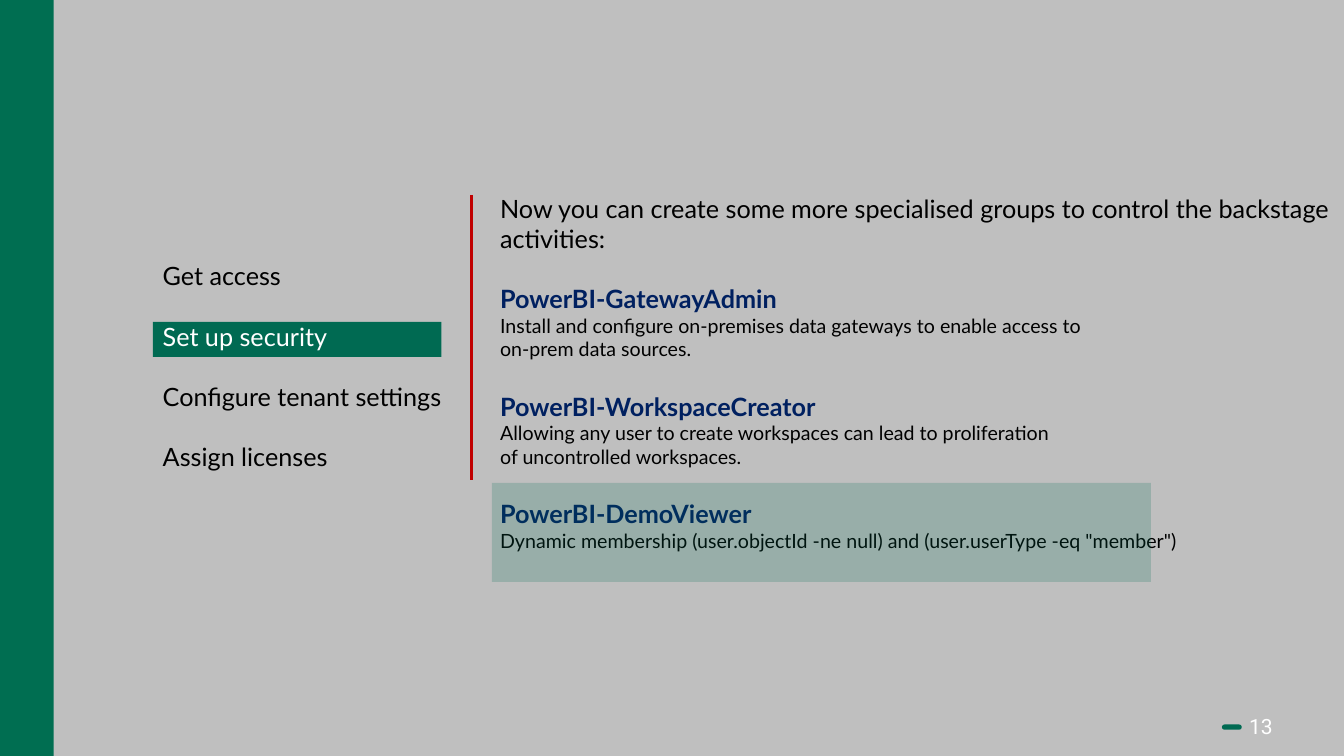
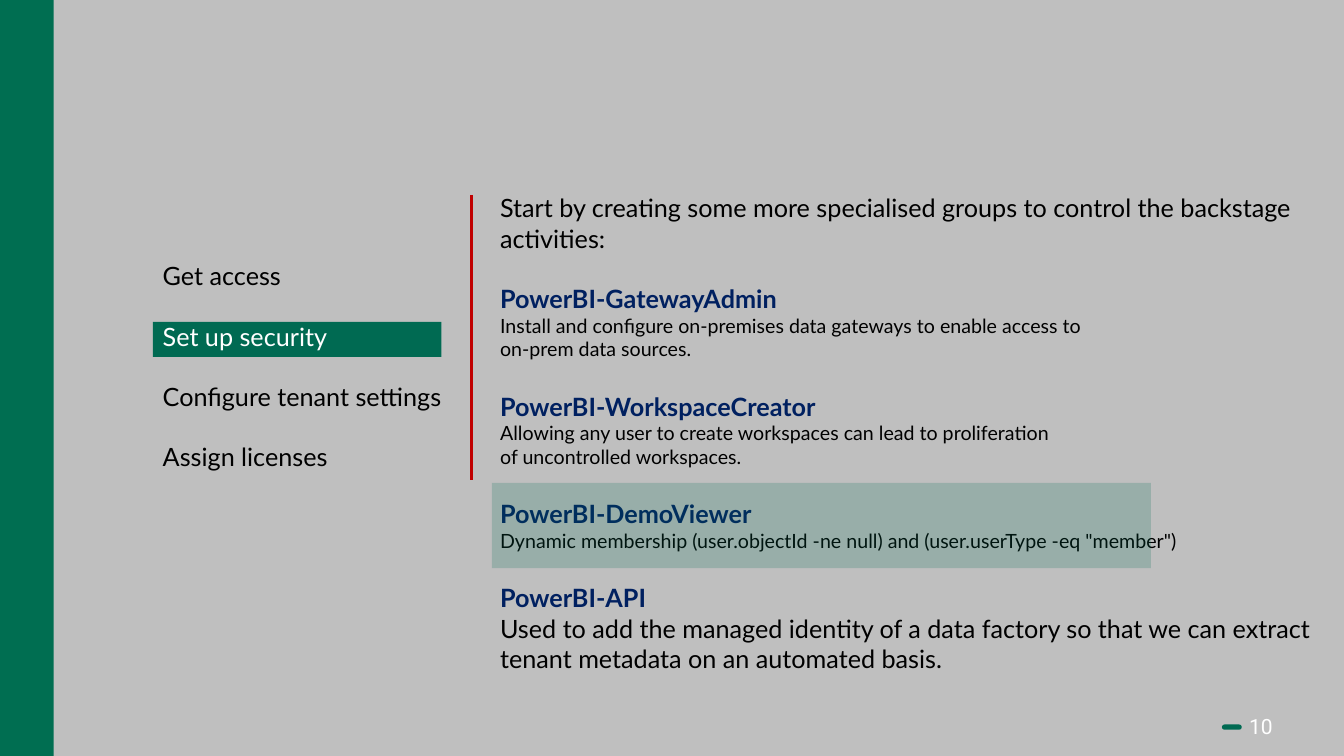
Before and after one commit to Bedrock-Data/Presentations, a slide deck: slide 10 of Power BI Admin - no animations.pptx (slide 13 before the commit). Drawn at 1344x756 pixels with LibreOffice and Linux fonts; fonts in the diff are those of the drawing. Boxes give left, top, right and bottom in pixels: in the first picture for what was removed or moved away, otherwise in the second. Text is boxed around its words. In the diff, an @@ line names an element or a change of style, - is before the commit and + after.

```diff
--- a/Power BI Admin - no animations.pptx
+++ b/Power BI Admin - no animations.pptx
@@ text at (500, 198, 1290, 248): text changed @@
-Now you can create some more specialised groups to control the backstage activities:
+Start by creating some more specialised groups to control the backstage activities:
@@ rectangle: place and size @@
-rectangle at (492, 483, 1151, 582)
+rectangle at (492, 483, 1151, 569)
@@ text at (500, 588, 1310, 668): paragraphs added @@
+PowerBI-API
+Used to add the managed identity of a data factory so that we can extract tenant metadata on an automated basis.
@@ page number at (1249, 719, 1273, 734): text changed @@
-13
+10
```
Also in this commit, not shown: 15 other slides changed, 1 slide added, 6 slides removed.
